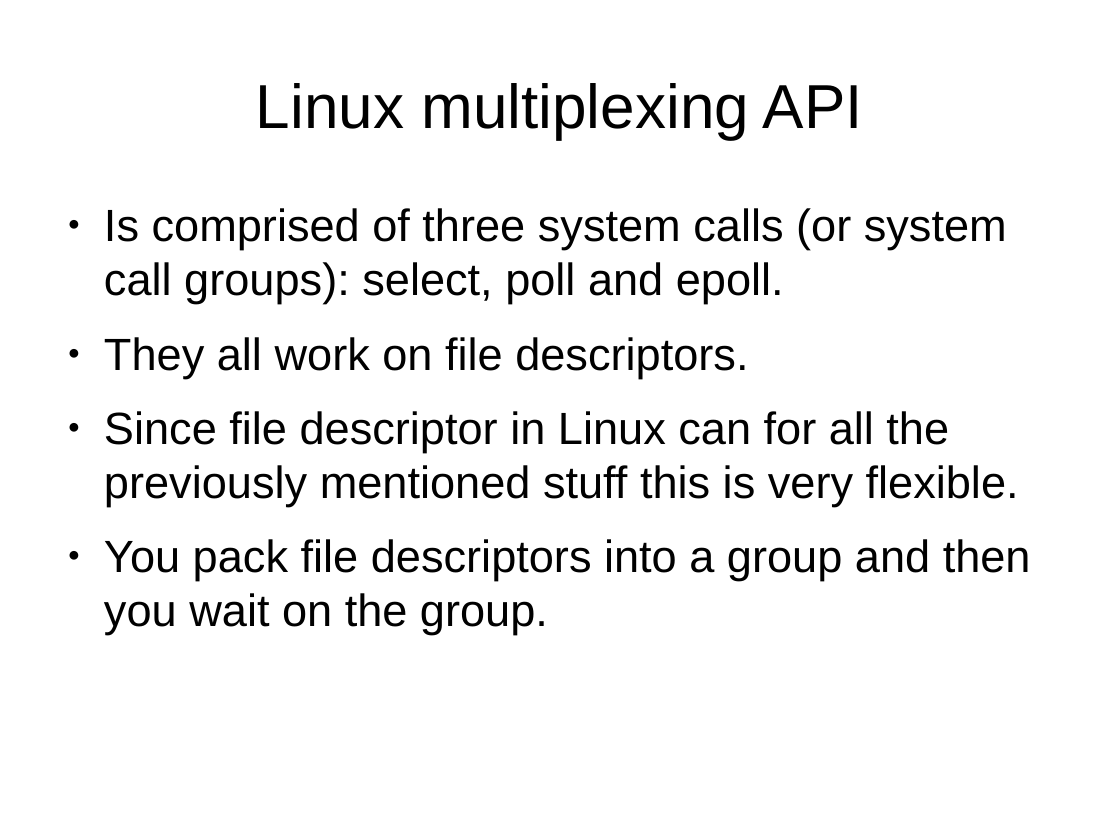
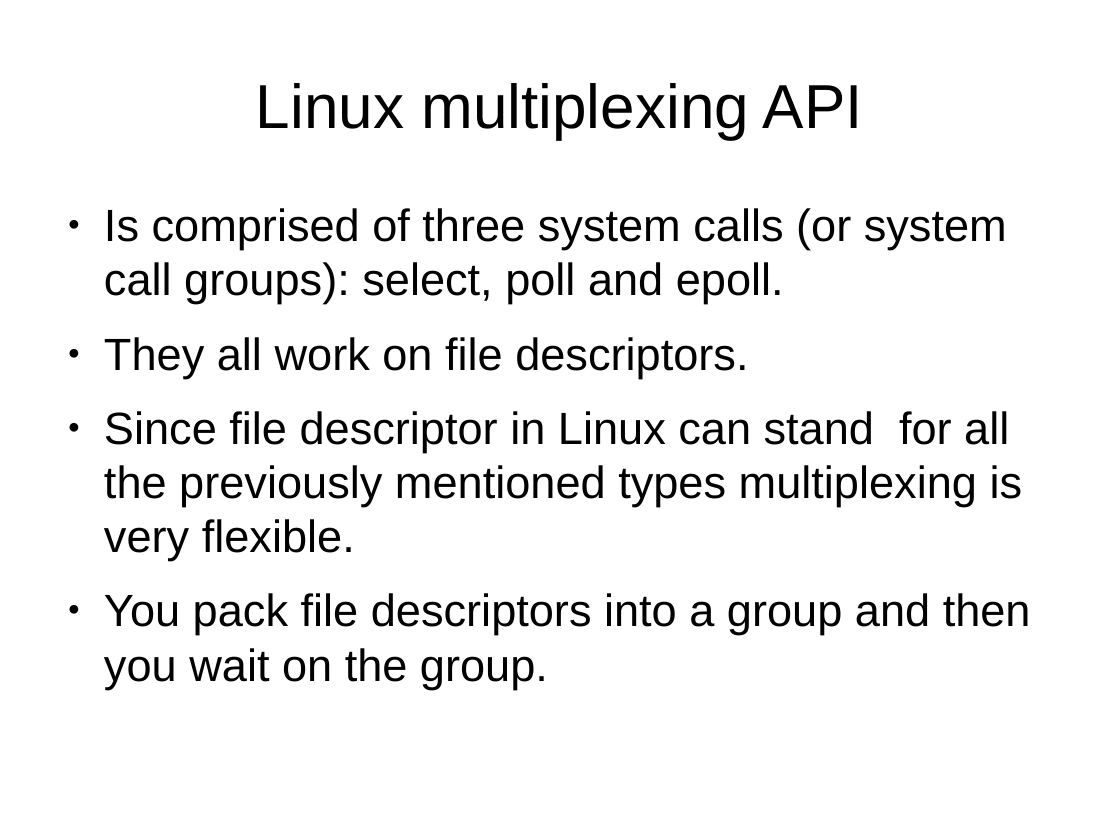
Before and after one commit to veltzer/demos-linux, a slide deck: slide 14 of multi_core/linux_multiplexing.odp. Drawn at 1120x840 pixels with LibreOffice and Linux fonts; fonts in the diff are those of the drawing. Boxes give left, top, right and bottom in pixels: in the first picture for what was removed or moved away, otherwise in the second. Text is boxed around its words. In the diff, an @@ line names an element or a change of style, - is before the commit and + after.

```diff
--- a/multi_core/linux_multiplexing.odp
+++ b/multi_core/linux_multiplexing.odp
@@ text at <box>104,411,1023,561</box>: text changed @@
-● Since file descriptor in Linux can for all the previously mentioned stuff this is very flexible.
+● Since file descriptor in Linux can stand for all the previously mentioned types multiplexing is very flexible.
```
Also in this commit, not shown: 1 other slide changed.
